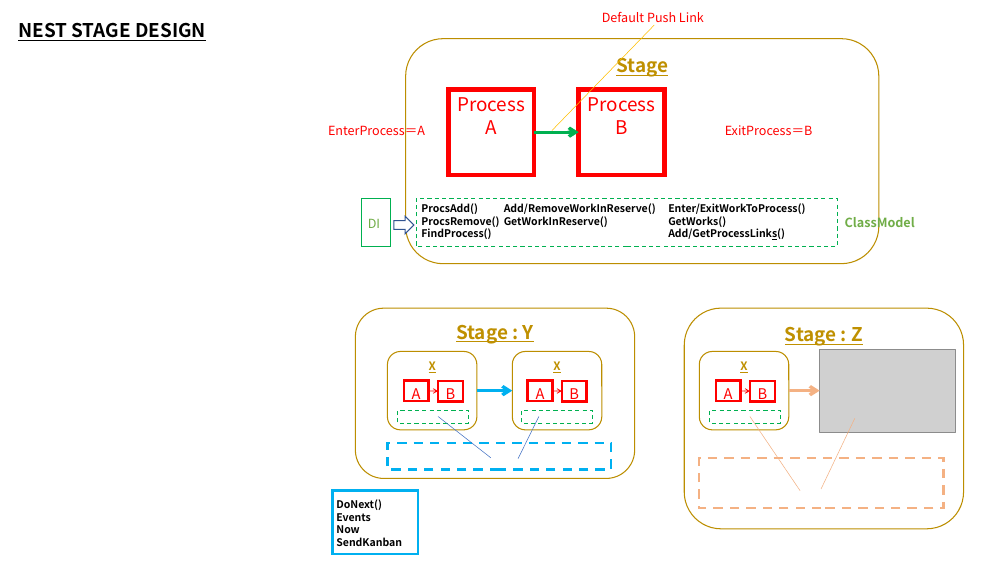
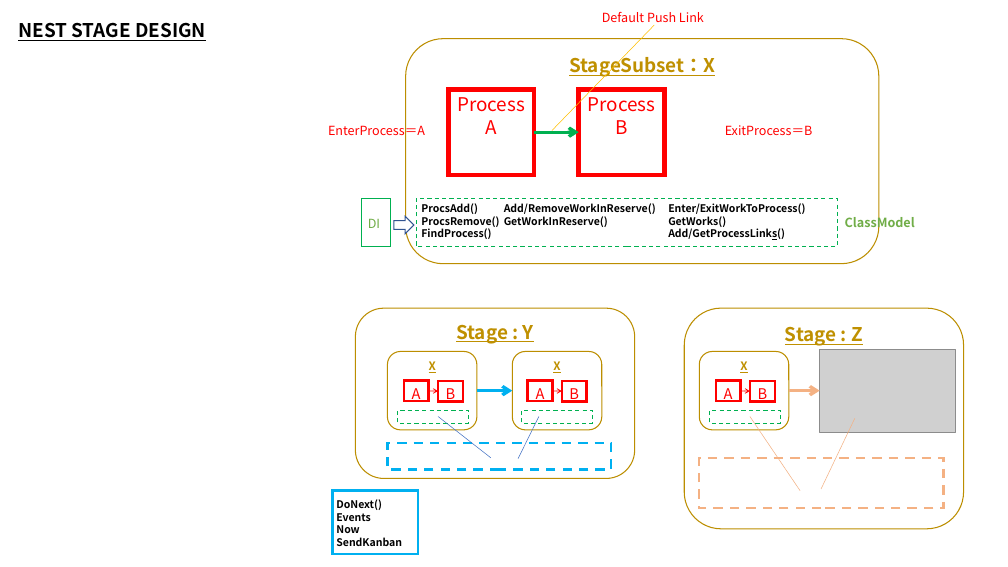
Before and after one commit to mtonosaki/Tono, a slide deck: slide 1 of TonoJit/@Doc/Jit Model Class Design.pptx. Drawn at 1008x567 pixels with LibreOffice and Linux fonts; fonts in the diff are those of the drawing; grey boxes stand for pictures. Boxes give left, top, right and bottom in pixels: in the first picture for what was removed or moved away, otherwise in the second. Text is boxed around its words. In the diff, an @@ line names an element or a change of style, - is before the commit and + after.

Commit message:
Stage.Engine Linkage Step1 (#35)
* Add GetParts filter by class

* Remove instance/variable cache with Jac

* Undo/Redo

* Add more parse pattern of both TimeSpan and double, boolean

* Support Undo/Redo for Parts Moved of JitStreamDesigner

* Optimize Token Loop

* Refactoring Pointer Move (TGuiView)

* TTextValidate UWP Control

* Jac : Prohibit to get object by string

* Jit Improved to support GUI

* Support to delete Cio by Object. (Prev. can deleted by ID only)

* add FindByID

* Improve TimeSpan string generator for Jac

* Add Parent Process to Ci/Co base class for GUI

* Refactoring

* Improve Jac. Can specify ID of Ci/Co to change property.

* BUG Issue (Super Lazy)

* Change lazy method from Func<> to Process key(ID/Name)

* Move Work In Reserve from Cio to Stage for Multi Stage Concept

* Move LastInTime from Cio to Stage for multi stage consept

* Move Process.Works to Stage for multi stage concept

* Speedup Stage Find Process

* Change Process.NextLink's object from Project object to Project Key(ID/Name)

* Support Lazy by Key(ID/Name) for Process Link.

* Specify ProcessKey as String for code quality

* Add document of Nest Stage design

* make CiPickTo.Destination(Type=JitProcess) DestProcessKey(String) for super lazy link by Name/ID

* add Unit Test

* add Test

* merged2

* Change Property Name

* Change Property Name for general

* Nest Stage Concept 1 : A process can be refered from two stage at the same time.

* Jac support ProcessLink (NO TEST YET)

* Bug Fix

* Jac support AddProcessLink

* Separate Engine data from Stage

* Make JitStageEngine References IJitStageEngine(Interface)

* Move StageModel part from StageEngine

* Make StageSubset

* Stage Engine Linkage (Step1)

```diff
--- a/TonoJit/@Doc/Jit Model Class Design.pptx
+++ b/TonoJit/@Doc/Jit Model Class Design.pptx
@@ text in rounded rectangle at [569,52,715,77]: text changed @@
-Stage
+StageSubset：X
```
Also in this commit, not shown: 13 other files.
